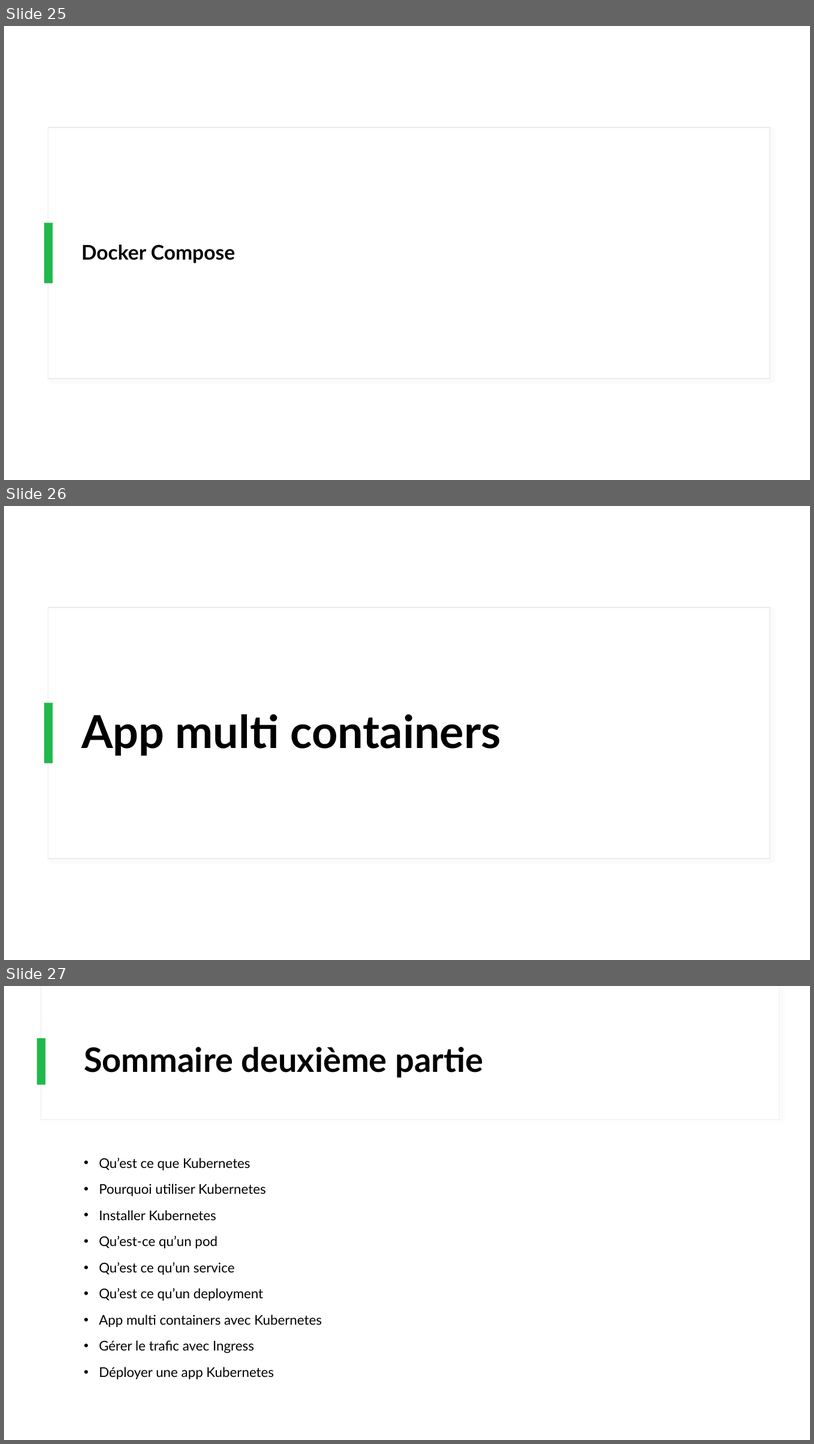
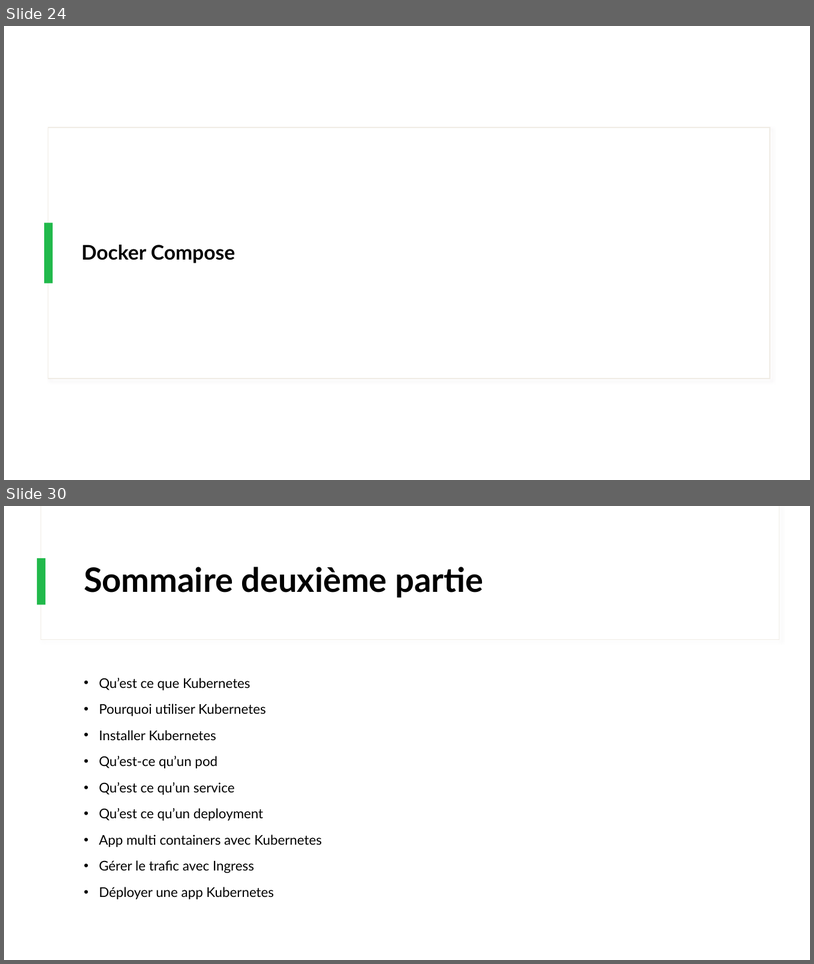
Before and after one commit to IPSSIASIDEV2/Jedy-DockerKubernetes-Formation, a slide deck: Cours/Cours.pptx. Shown one above the other, each under a label of ours: slides 25, 26 and 27 before the commit, slides 24 and 30 after it; the slides between them are not shown. The pictures are 814x1444 and 814x964 pixels, drawn with LibreOffice and Linux fonts; fonts in the diff are those of the drawing. Boxes give left, top, right and bottom in pixels: in the first picture for what was removed or moved away, otherwise in the second. Text is boxed around its words. In the diff, an @@ line names an element or a change of style, - is before the commit and + after.

```diff
--- a/Cours/Cours.pptx
+++ b/Cours/Cours.pptx
@@ slide 26 removed at (x1=4, y1=506, x2=810, y2=960), background #FFFFFF; not listed: 2 template elements that a slide beside it also shows @@
@@ title removed at (x1=81, y1=714, x2=501, y2=756) @@
-App multi containers
@@ what was slide 25 is now slide 24 @@
@@ what was slide 27 is now slide 30 @@
```
Also in this commit, not shown: 4 slides added, 1 other file.
